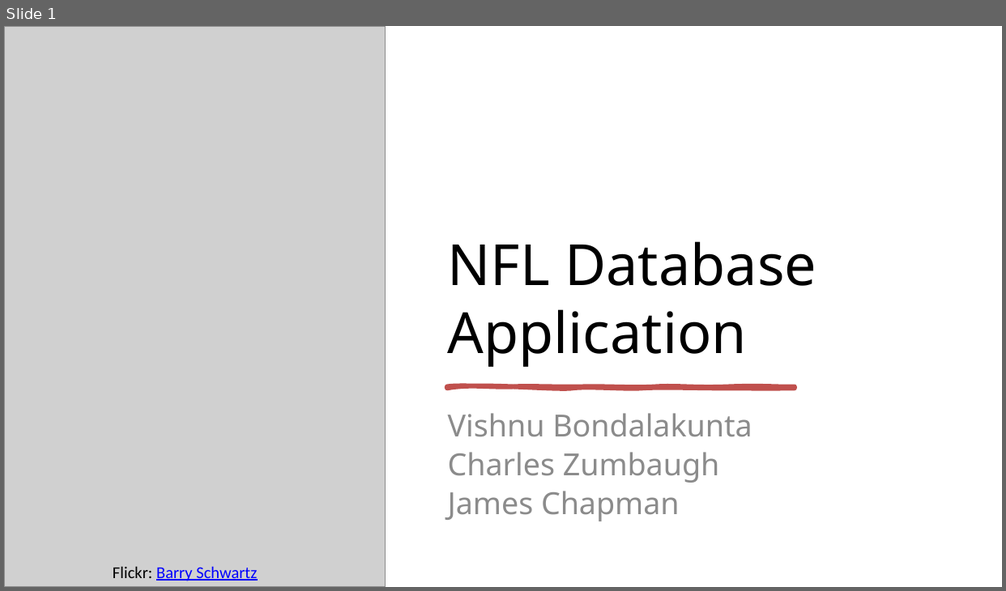
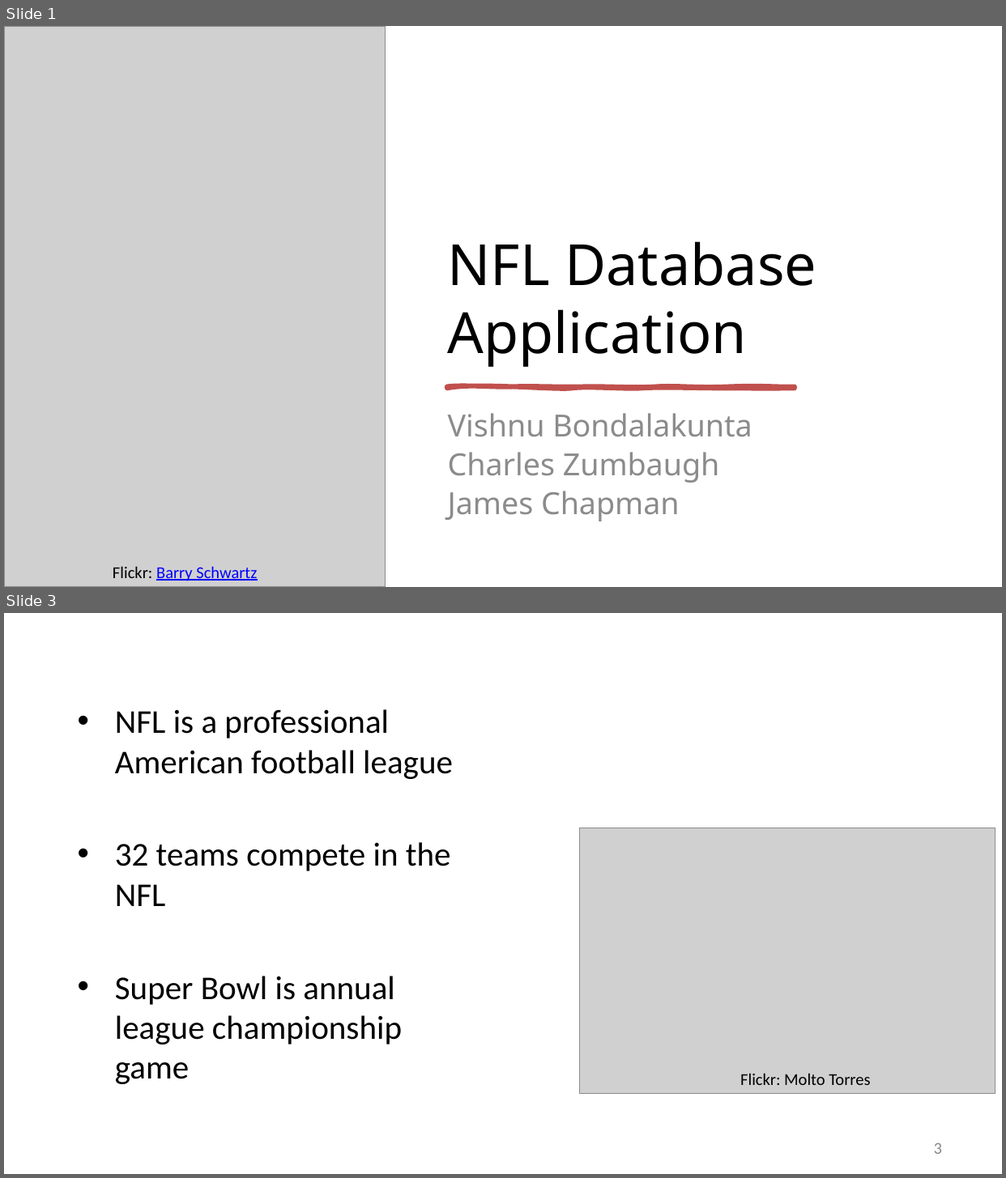
Before and after one commit to JamesChapmanNV/NFL_Database_App, a slide deck: docs/Project Presentation/NFL_Database_Presentation.pptx. Shown one above the other, each under a label of ours: slide 1 before the commit, slides 1 and 3 after it; the slides between them are not shown. The pictures are 1006x591 and 1006x1178 pixels, drawn with LibreOffice and Linux fonts; fonts in the diff are those of the drawing; grey boxes stand for pictures; background and template pictures are left out. Boxes give left, top, right and bottom in pixels: in the first picture for what was removed or moved away, otherwise in the second. Text is boxed around its words. In the diff, an @@ line names an element or a change of style, - is before the commit and + after.

```diff
--- a/docs/Project Presentation/NFL_Database_Presentation.pptx
+++ b/docs/Project Presentation/NFL_Database_Presentation.pptx
@@ slide 3 added at bbox=[4, 613, 1002, 1174], background picture (left out) @@
@@ text added at bbox=[115, 709, 451, 1084], 24 pt, text #000000 @@
+• NFL is a professional American football league
+• 32 teams compete in the NFL
+• Super Bowl is annual league championship game
@@ title added at bbox=[115, 750, 453, 906], 32 pt, text #FFFFFF @@
+National Football League (NFL)
@@ picture added at bbox=[580, 828, 996, 1094] @@
@@ text added at bbox=[740, 1073, 870, 1085], 12 pt, text #000000 @@
+Flickr: Molto Torres
@@ text added at bbox=[934, 1144, 942, 1154], 12 pt, text #898989 @@
+3
```
Also in this commit, not shown: 1 slide changed, 4 other slides added, 2 slides removed.
